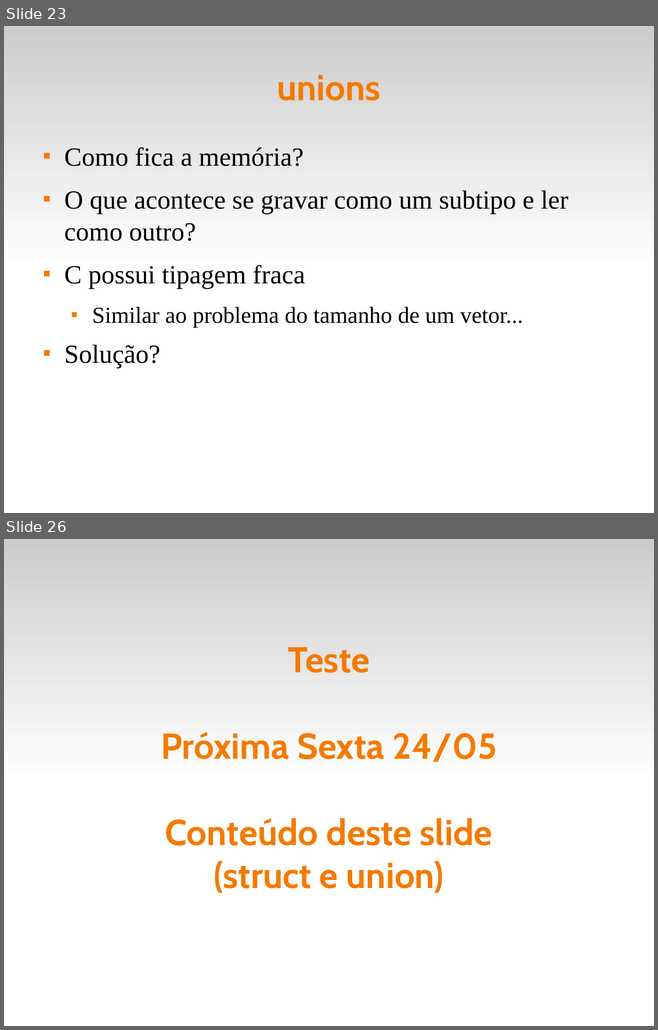
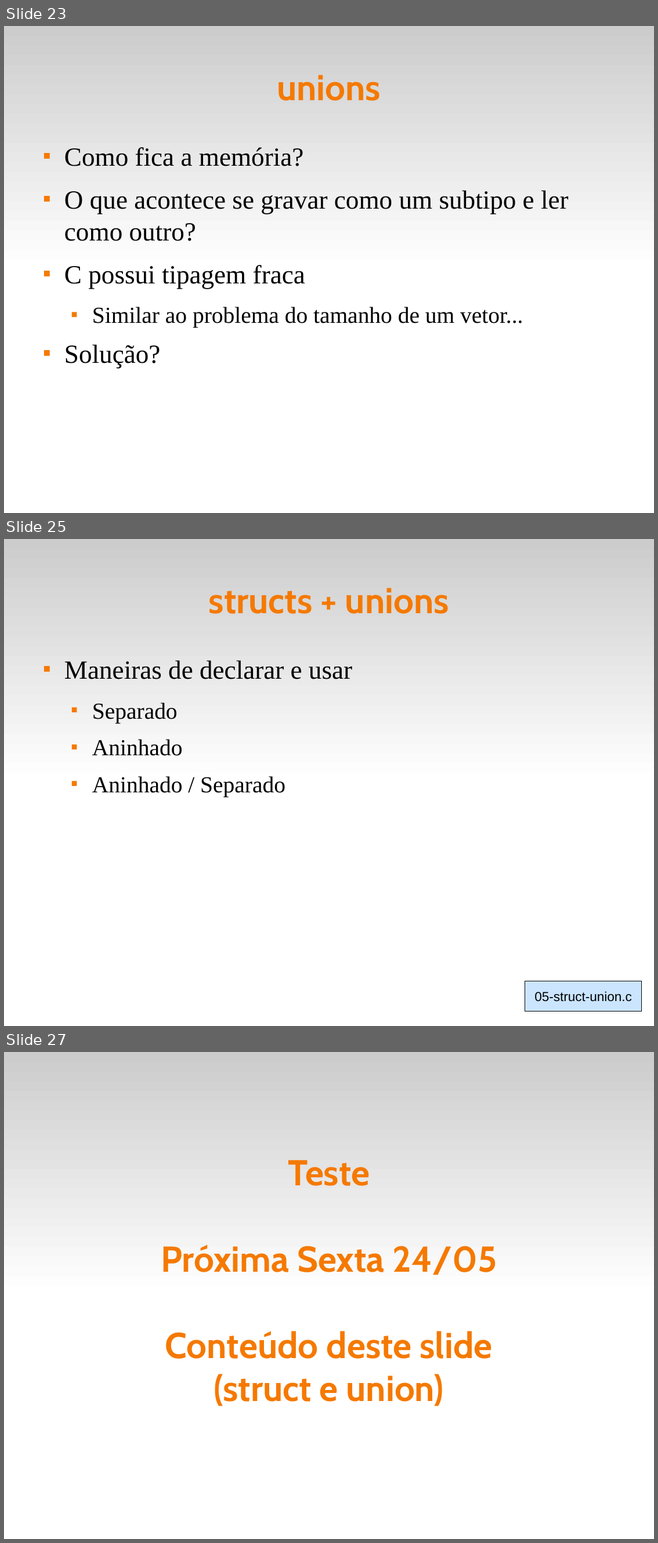
Before and after one commit to fsantanna-uerj/LP1, a slide deck: Slides/lp1-07-compostos.odp. Shown one above the other, each under a label of ours: slides 23 and 26 before the commit, slides 23, 25 and 27 after it; the slides between them are not shown. The pictures are 658x1030 and 658x1543 pixels, drawn with LibreOffice and Linux fonts; fonts in the diff are those of the drawing. Boxes give left, top, right and bottom in pixels: in the first picture for what was removed or moved away, otherwise in the second. Text is boxed around its words. In the diff, an @@ line names an element or a change of style, - is before the commit and + after.

```diff
--- a/Slides/lp1-07-compostos.odp
+++ b/Slides/lp1-07-compostos.odp
@@ slide 25 added at (x1=4, y1=539, x2=654, y2=1026), background #FFFFFF; not listed: 1 template element that a slide beside it also shows @@
@@ title added at (x1=209, y1=588, x2=449, y2=614), 44 pt, text #F57900, bold @@
+structs + unions
@@ text added at (x1=64, y1=660, x2=352, y2=797), 28 pt, text #000000 @@
+■ Maneiras de declarar e usar
+  ■ Separado
+  ■ Aninhado
+  ■ Aninhado / Separado
@@ rectangle added at (x1=525, y1=981, x2=642, y2=1011), fill #99CCFF at 50% opacity, outline #000000 0 pt, 16 pt, text #000000 @@
+05-struct-union.c
@@ what was slide 26 is now slide 27 @@
```
Also in this commit, not shown: 3 slides changed, 2 other files.
